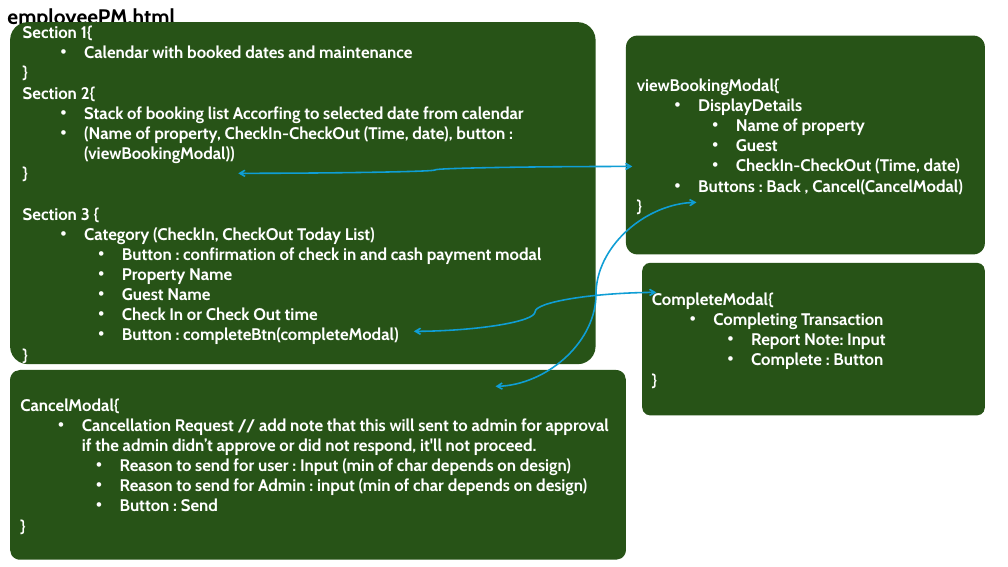
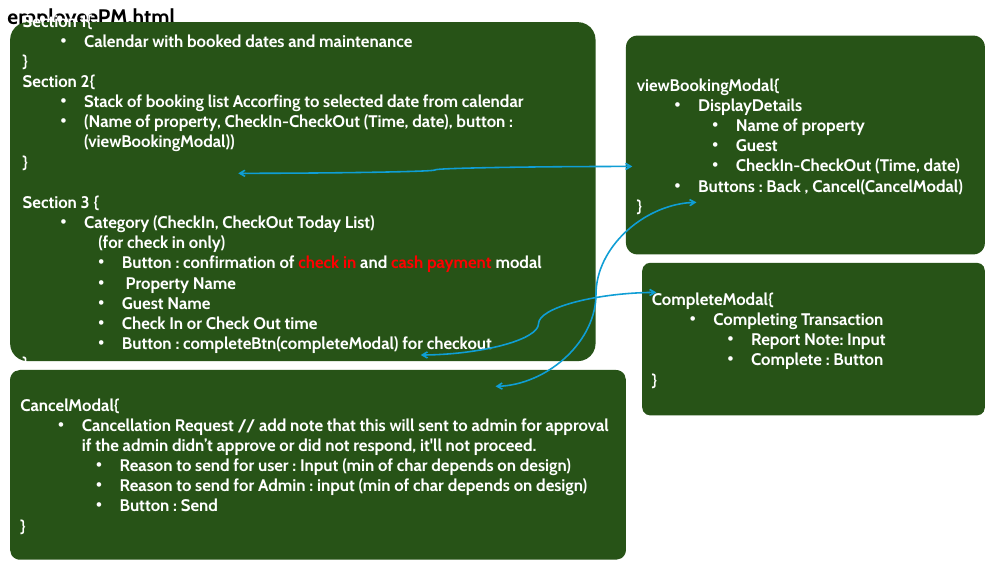
Before and after one commit to Booking-Resevation-Betcha-Homie-House/CAPSTONE-Development-Road-Map, a slide deck: slide 41 of betchaBooking-USECASE.pptx (slide 40 before the commit). Drawn at 1008x567 pixels with LibreOffice and Linux fonts; fonts in the diff are those of the drawing. Boxes give left, top, right and bottom in pixels: in the first picture for what was removed or moved away, otherwise in the second. Text is boxed around its words. In the diff, an @@ line names an element or a change of style, - is before the commit and + after.

Commit message:
updated with payment and user customer management

```diff
--- a/betchaBooking-USECASE.pptx
+++ b/betchaBooking-USECASE.pptx
@@ text in rounded rectangle at (98,235,225,252): paragraph added @@
+    (for check in only)
@@ text in rounded rectangle at (122,255,542,272): text colour #FFFFFF to #FF0000 in "check in cash payment" @@
@@ curved double arrow moved from (414, 331) - (656, 293) to (421, 355) - (656, 293) @@
@@ text in rounded rectangle at (122,336,492,353): text changed @@
-    • Button : completeBtn(completeModal)
+    • Button : completeBtn(completeModal) for checkout
```
Also in this commit, not shown: 7 other slides changed, 1 slide added, 1 other file.
